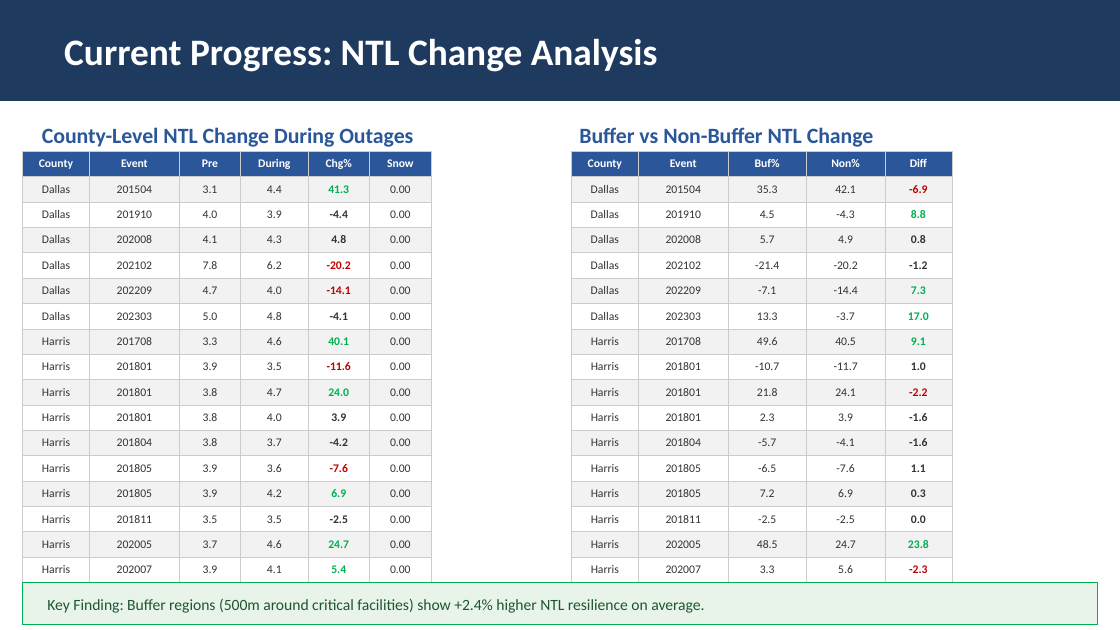
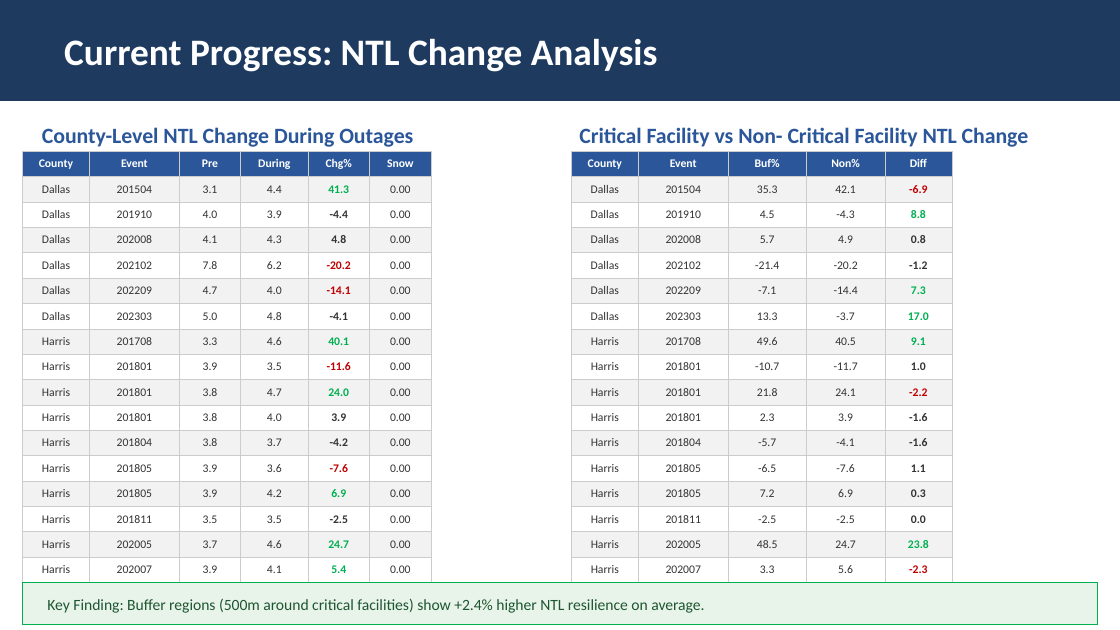
Before and after one commit to ZhiyuanZhaoMicheal/Practicum, a slide deck: slide 8 of docs/Backup_Generator_Project.pptx. Drawn at 1120x630 pixels with LibreOffice and Linux fonts; fonts in the diff are those of the drawing. Boxes give left, top, right and bottom in pixels: in the first picture for what was removed or moved away, otherwise in the second. Text is boxed around its words. In the diff, an @@ line names an element or a change of style, - is before the commit and + after.

```diff
--- a/docs/Backup_Generator_Project.pptx
+++ b/docs/Backup_Generator_Project.pptx
@@ text at (579, 127, 1029, 147): text changed @@
-Buffer vs Non-Buffer NTL Change
+Critical Facility vs Non- Critical Facility NTL Change
```
Also in this commit, not shown: 3 other slides changed, 3 other files.
